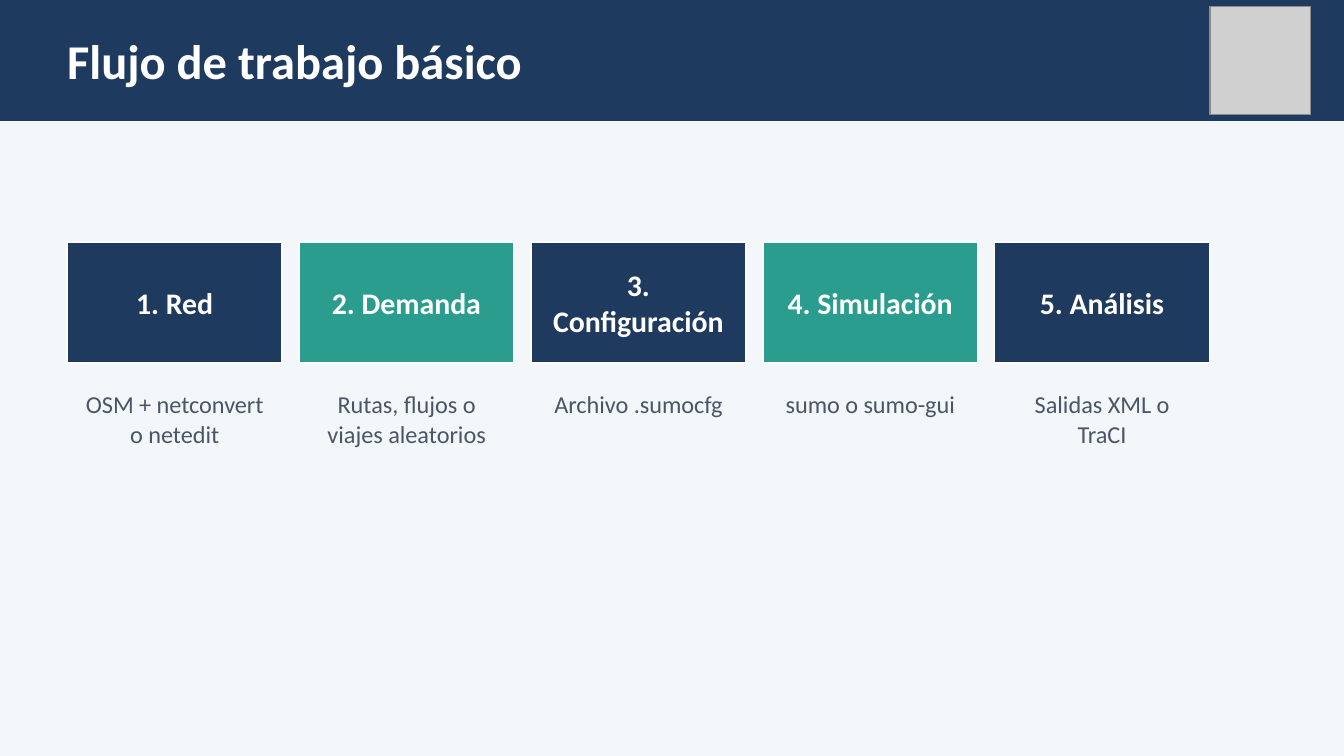
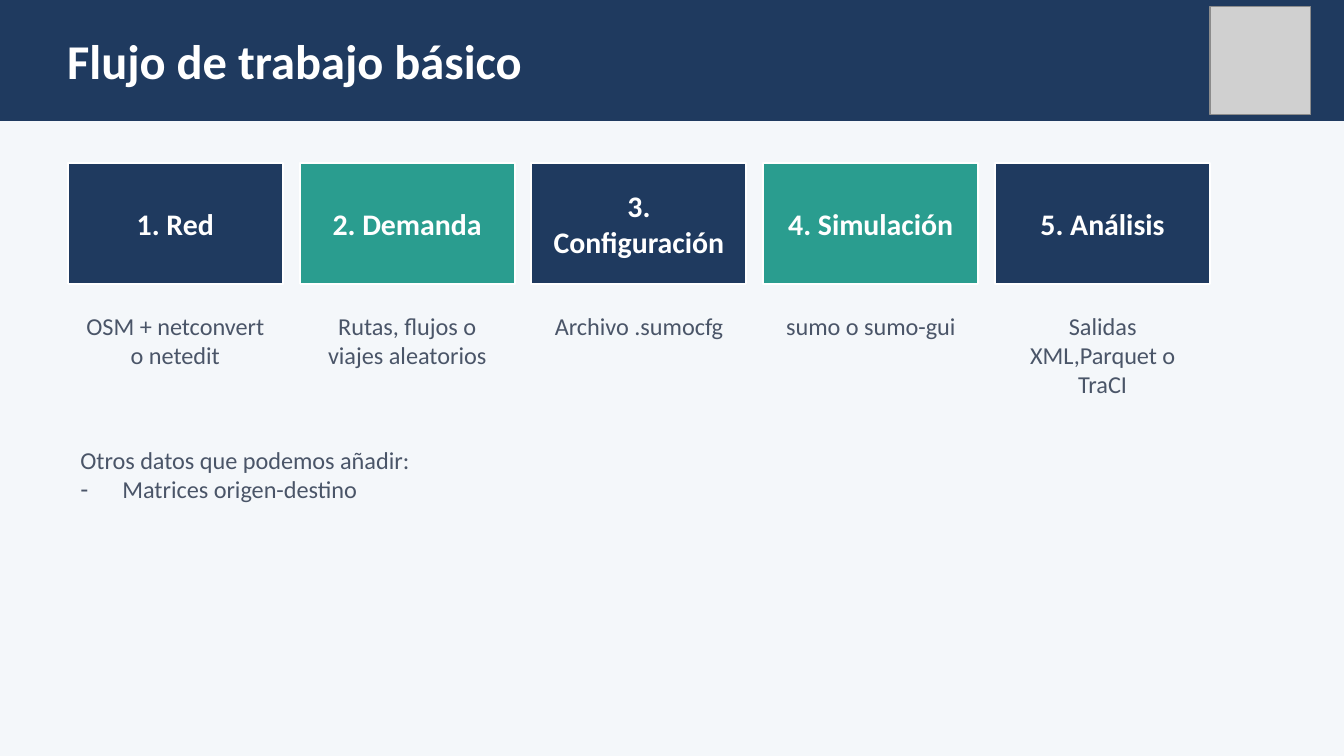
Before and after one commit to owsei/SUMO_presentacion, a slide deck: slide 7 of Presentacion_SUMO.pptx (slide 8 before the commit). Drawn at 1344x756 pixels with LibreOffice and Linux fonts; fonts in the diff are those of the drawing; grey boxes stand for pictures. Boxes give left, top, right and bottom in pixels: in the first picture for what was removed or moved away, otherwise in the second. Text is boxed around its words. In the diff, an @@ line names an element or a change of style, - is before the commit and + after.

```diff
--- a/Presentacion_SUMO.pptx
+++ b/Presentacion_SUMO.pptx
@@ 9 texts, 5 rectangles: place and size @@
-9 texts, 5 rectangles at bbox=[67, 242, 1210, 447]
+9 texts, 5 rectangles at bbox=[67, 163, 1210, 368]
@@ text at bbox=[1030, 318, 1175, 393]: text changed @@
-Salidas XML o TraCI
+Salidas XML,Parquet o TraCI
@@ text added at bbox=[80, 452, 409, 502], 13 pt, text #4A5568 @@
+Otros datos que podemos añadir:
+– Matrices origen-destino
```
Also in this commit, not shown: 9 other slides changed, 2 slides added, 1 slide removed.
